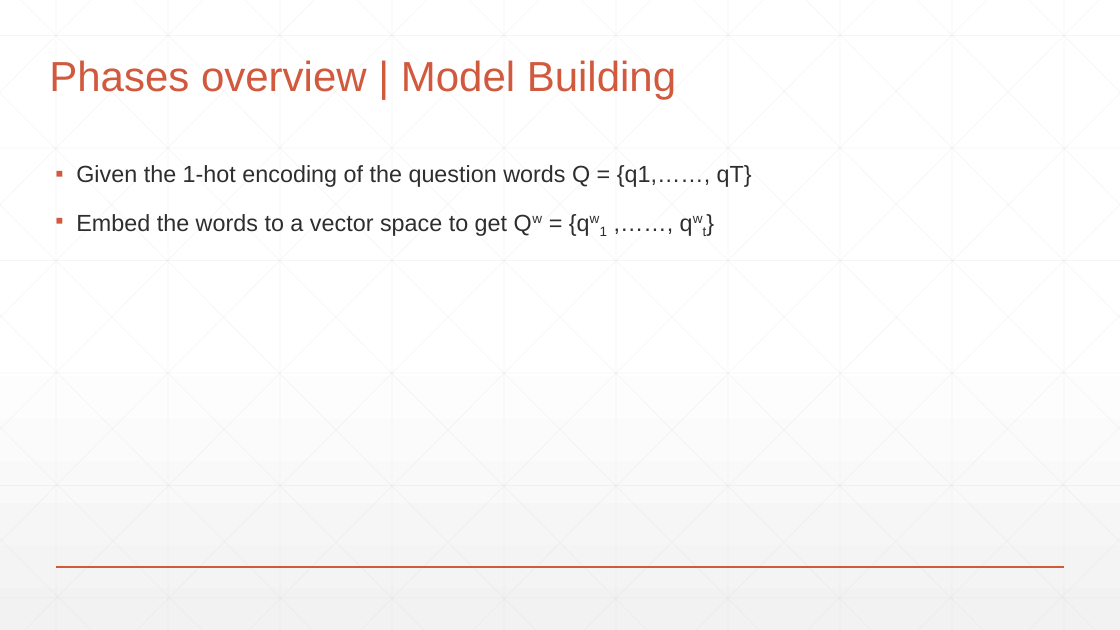
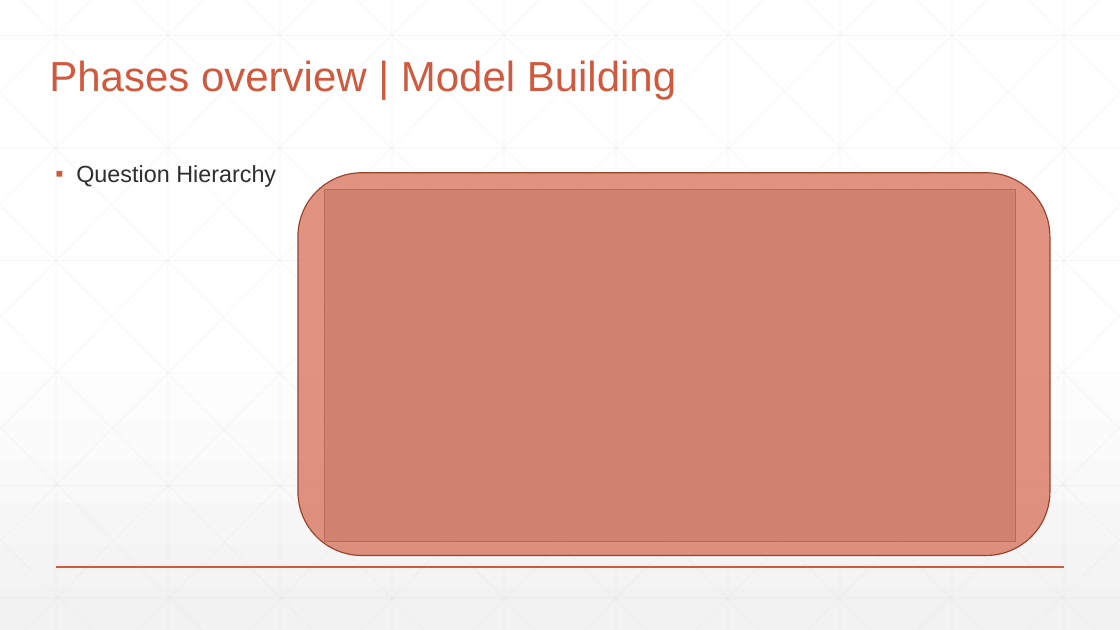
Before and after one commit to abdallahshaaban/Visual-Question-Answering, a slide deck: slide 27 of Second Seminar/Visual-QA Second Seminar.pptx. Drawn at 1120x630 pixels with LibreOffice and Linux fonts; fonts in the diff are those of the drawing; grey boxes stand for pictures. Boxes give left, top, right and bottom in pixels: in the first picture for what was removed or moved away, otherwise in the second. Text is boxed around its words. In the diff, an @@ line names an element or a change of style, - is before the commit and + after.

```diff
--- a/Second Seminar/Visual-QA Second Seminar.pptx
+++ b/Second Seminar/Visual-QA Second Seminar.pptx
@@ text at bbox=[76, 165, 276, 187]: text changed @@
-▪ Given the 1-hot encoding of the question words Q = {q1,……, qT}
-▪ Embed the words to a vector space to get Qw = {qw1 ,……, qwt}
+▪ Question Hierarchy
@@ rounded rectangle added at bbox=[298, 173, 1050, 556], fill #D15A3E at 65% opacity, outline #9B432E 1 pt @@
@@ picture added at bbox=[324, 190, 1017, 542] @@
```
Also in this commit, not shown: 12 other slides changed, 22 slides added, 5 slides removed, 1 other file.
